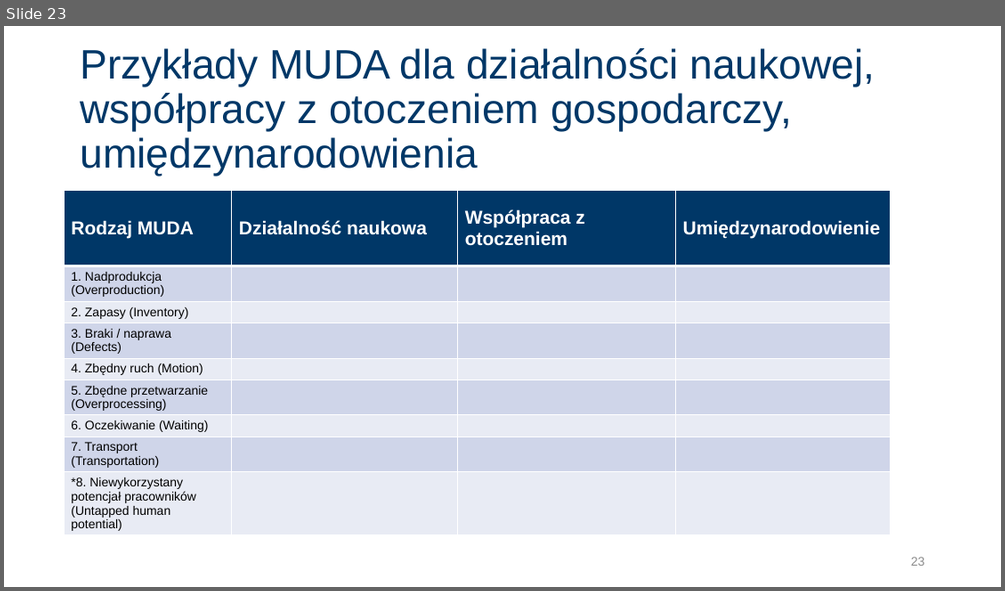
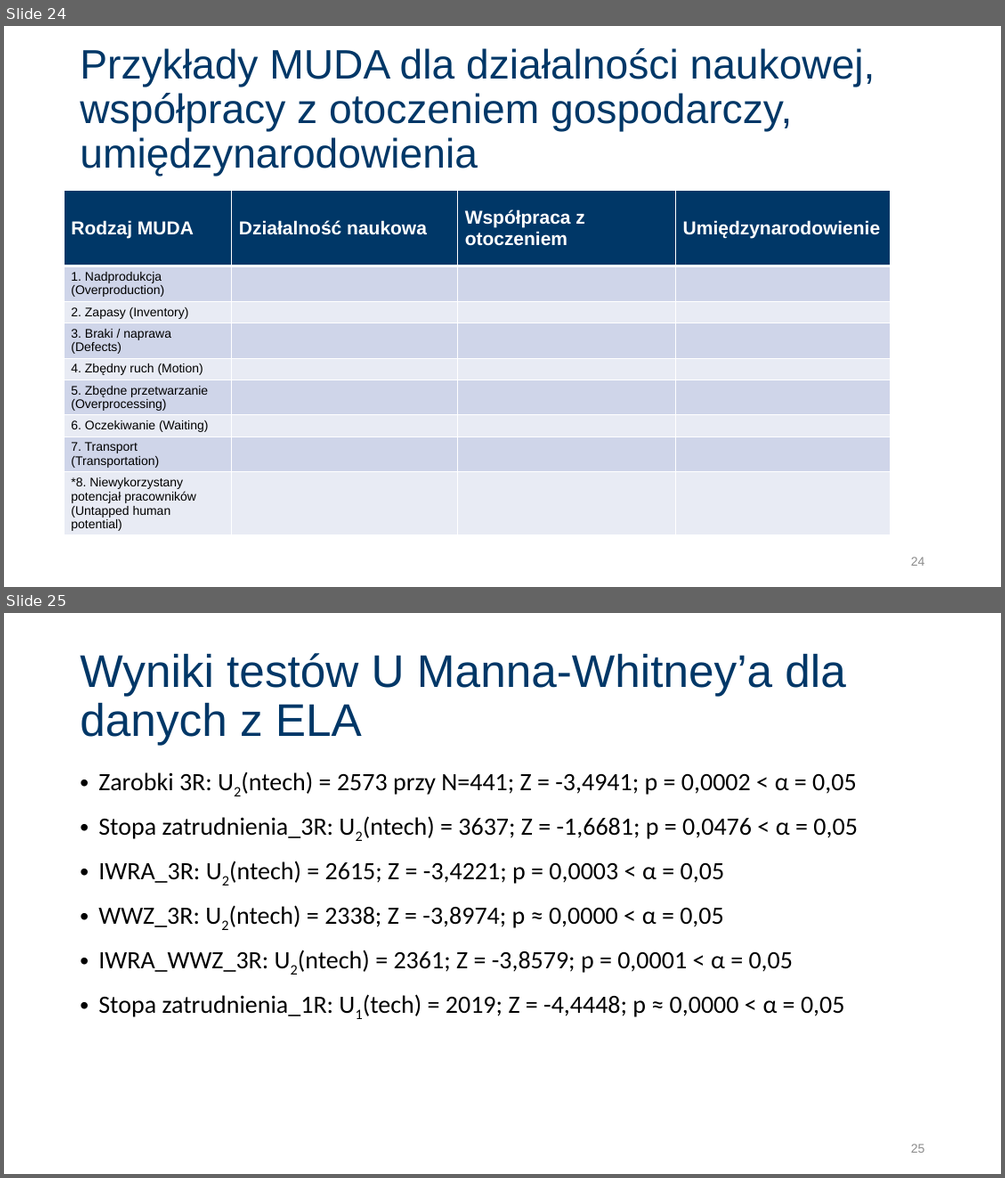
Before and after one commit to JeanPaulSzefler/doktorat_git, a slide deck: Obrona_JPSZEFLER/JPSZEFLER_ObronaDoktoratu_v0.1.pptx. Shown one above the other, each under a label of ours: slide 23 before the commit, slides 24 and 25 after it. The pictures are 1005x591 and 1005x1178 pixels, drawn with LibreOffice and Linux fonts; fonts in the diff are those of the drawing. Boxes give left, top, right and bottom in pixels: in the first picture for what was removed or moved away, otherwise in the second. Text is boxed around its words. In the diff, an @@ line names an element or a change of style, - is before the commit and + after.

Commit message:
NowaPrezentacjaNaObronę_v0.2
Dodatkowo, analizy testu U Manna-Whitney'a

```diff
--- a/Obrona_JPSZEFLER/JPSZEFLER_ObronaDoktoratu_v0.1.pptx
+++ b/Obrona_JPSZEFLER/JPSZEFLER_ObronaDoktoratu_v0.1.pptx
@@ slide 25 added at [4,613,1001,1174], background #FFFFFF @@
@@ title added at [80,653,845,745], 44 pt, text #003767 @@
+Wyniki testów U Manna-Whitney’a dla danych z ELA
@@ text added at [98,771,857,1017], 24 pt, text #000000 @@
+• Zarobki 3R: U2(ntech) = 2573 przy N=441; Z = -3,4941; p = 0,0002 < α = 0,05
+• Stopa zatrudnienia_3R: U2(ntech) = 3637; Z = -1,6681; p = 0,0476 < α = 0,05
+• IWRA_3R: U2(ntech) = 2615; Z = -3,4221; p = 0,0003 < α = 0,05
+• WWZ_3R: U2(ntech) = 2338; Z = -3,8974; p ≈ 0,0000 < α = 0,05
+• IWRA_WWZ_3R: U2(ntech) = 2361; Z = -3,8579; p = 0,0001 < α = 0,05
+• Stopa zatrudnienia_1R: U1(tech) = 2019; Z = -4,4448; p ≈ 0,0000 < α = 0,05
@@ page number added at [911,1143,925,1152], 12 pt, text #8C8C8C @@
+25
@@ what was slide 23 is now slide 24 @@
@@ page number at [911,556,925,565]: text changed @@
-23
+24
```
Also in this commit, not shown: 4 slides changed, 2 other slides added, 5 slides removed, 2 other files.
